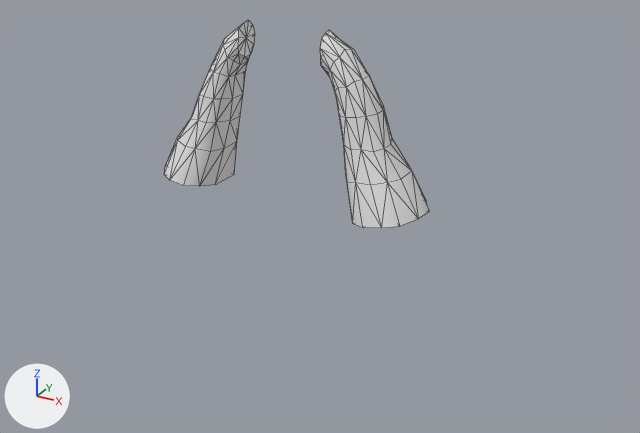
Renders of the OBJ model Resources/course_meshes/RouteNaturalArch/RouteArchRoots.obj from each side of a commit.
The view is the same before and after, from a 50 mm camera at (99.6, -165.9, 62.1) aimed at (7.5, 1.5, -21.7). Every picture has the same lights, and +X, +Y and +Z are marked at lower left. The older version comes first. Mesh edges are drawn as thin lines. Where no turn or scale is listed for an object, it has been applied to the vertices.

Names of what the first picture shows: 'RouteArchRoots'.
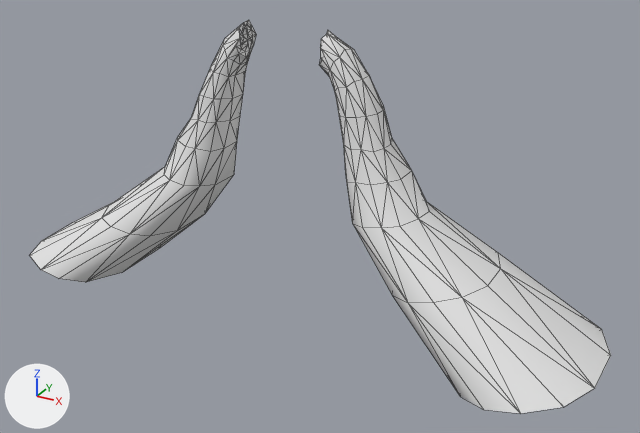
The change in detail:
me_routearchroots is used by ob_routearchroots; location (0.0, 0.0, 0.0).
me_routearchroots had 158 vertices, 308 faces and spanned x -34.0..34.3, y -9.1..10.1, z -17.6..22.6.
me_routearchroots now has 246 vertices, 484 faces and spans x -78.0..75.9, y -20.7..24.0, z -46.7..22.6.
Part 1, on me_routearchroots:
1 vertex is removed from x -26.3, y -0.2, z -16.0.
11 faces are deleted.
23 vertices are added at x -78.0..-29.9, y -18.6..24.0, z -46.7..-29.0.
55 new faces join them.
Part 2, on me_routearchroots:
20 vertices are removed from x -10.7..10.5, y -3.5..3.3, z 14.6..22.6.
61 faces are deleted.
1 vertex moves within x -10.2, y -1.2, z 22.5.
64 vertices are added at x -11.0..10.9, y -3.5..3.3, z 14.6..22.6.
149 new faces join them.
Part 3, on me_routearchroots:
1 vertex is removed from x 26.4, y -0.5, z -16.3.
11 faces are deleted.
23 vertices are added at x 29.6..75.9, y -20.7..22.9, z -46.7..-26.0.
55 new faces join them.

Boxes [x1, y1, x2, y2] around the edits, measured in the pictures (640 x 433 px):
'RouteArchRoots', reshaped (119% wider, 89% taller)
    before: [164, 20, 429, 228]
    after: [30, 20, 611, 413]
part 1 of me_routearchroots, built on
    after: [30, 167, 234, 282]
part 2 of me_routearchroots, reshaped
    both: [223, 20, 353, 76]
part 3 of me_routearchroots, built on
    after: [352, 201, 611, 413]
